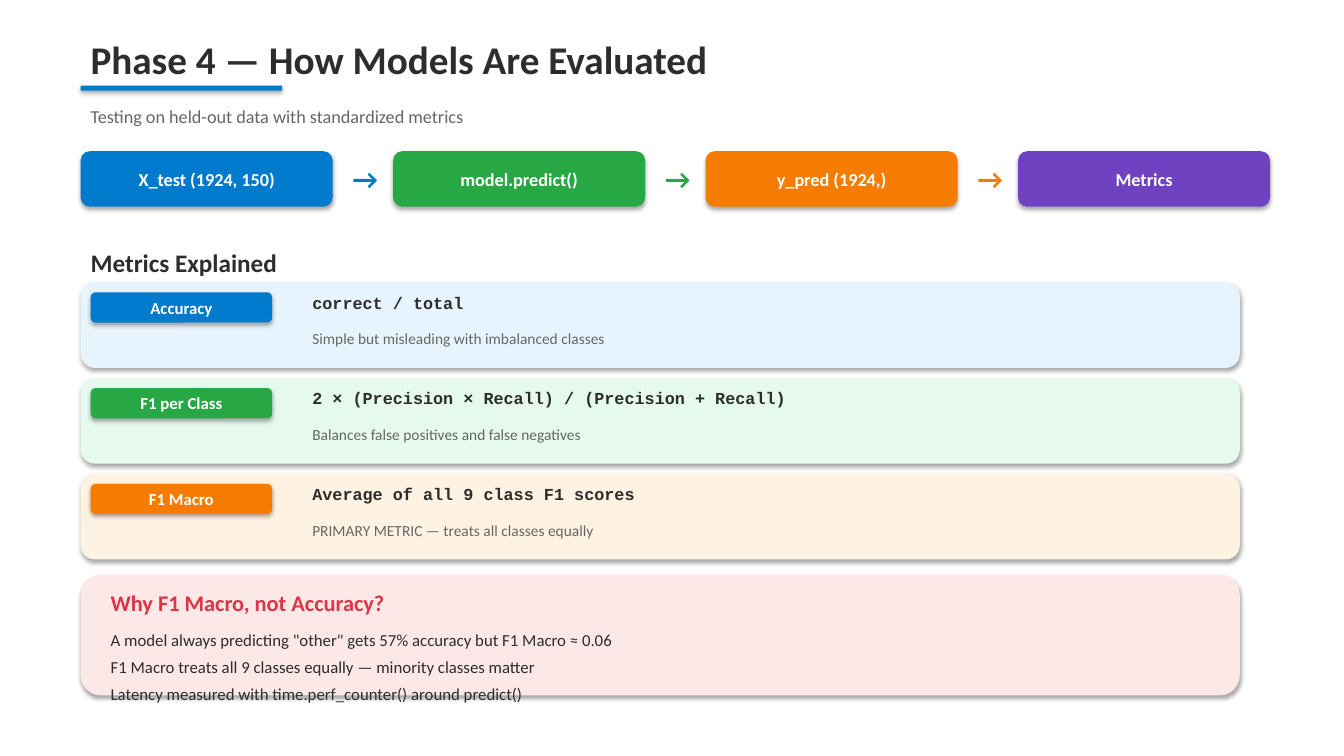
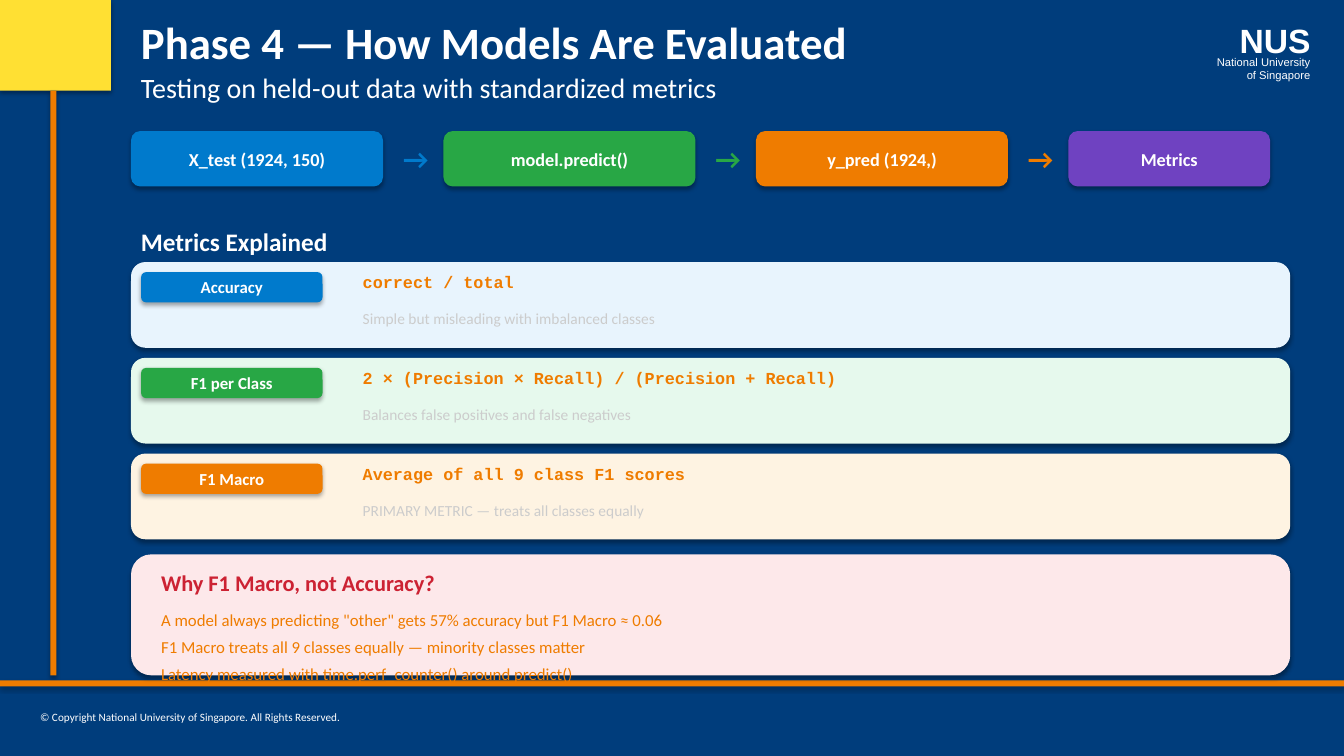
Before and after one commit to laxmi1707/PatternRecognSystem-Video2Text, a slide deck: slide 12 of presentation/Video2Knowledge_Training.pptx. Drawn at 1344x756 pixels with LibreOffice and Linux fonts; fonts in the diff are those of the drawing. Boxes give left, top, right and bottom in pixels: in the first picture for what was removed or moved away, otherwise in the second. Text is boxed around its words. In the diff, an @@ line names an element or a change of style, - is before the commit and + after.

Commit message:
feat: apply NUS ISS PowerPoint template to all presentations
- Add shared nus_iss_template.py with NUS official colors, slide layouts
- Update all 12 create_*.py scripts to use NUS ISS branding
- Navy blue background, orange text, sidebar decoration, NUS logo, footer

```diff
--- a/presentation/Video2Knowledge_Training.pptx
+++ b/presentation/Video2Knowledge_Training.pptx
@@ background #FFFFFF to #003D7C @@
@@ rectangle added at [0,0,111,91], fill #FFE033 @@
@@ text "Phase 4 — How Models ...": place and size @@
-text "Phase 4 — How Models ..." at [91,46,707,75]
+text "Phase 4 — How Models ..." at [141,27,847,60]
@@ text "Phase 4 — How Models ..." at [141,27,847,60]: size 28 to 32 pt, text colour #2D2D2D to #FFFFFF @@
@@ text added at [1240,29,1311,60], 24 pt, text #FFFFFF, bold @@
+NUS
@@ text added at [1217,58,1310,82], 8 pt, text #FFFFFF @@
+National University
+of Singapore
@@ rectangle removed at [81,86,282,91] @@
@@ text "Testing on held-out data with ...": place and size @@
-text "Testing on held-out data with ..." at [91,110,463,126]
+text "Testing on held-out data with ..." at [141,78,717,103]
@@ text "Testing on held-out data with ..." at [141,78,717,103]: size 13 to 20 pt, text colour #666666 to #FFFFFF @@
@@ rectangle added at [50,91,56,676], fill #EF7C00 @@
@@ rounded rectangle "y_pred (1924,)" at [756,131,1008,187]: fill #F57C00 to #EF7C00 @@
@@ text "→" at [1018,136,1059,176]: text colour #F57C00 to #EF7C00 @@
@@ rounded rectangle "Metrics": place and size @@
-rounded rectangle "Metrics" at [1018,151,1270,207]
+rounded rectangle "Metrics" at [1069,131,1270,187]
@@ text "Metrics Explained" at [141,233,328,255]: text colour #2D2D2D to #FFFFFF @@
@@ rounded rectangle "F1 Macro" at [141,464,323,494]: fill #F57C00 to #EF7C00 @@
@@ text colour #666666 to #CCCCCC in 3 elements at [363,410,631,422], [363,314,655,326], [363,506,643,518] @@
@@ 12 texts, 10 rounded rectangles: place and size @@
-12 texts, 10 rounded rectangles at [81,151,1240,703]
+12 texts, 10 rounded rectangles at [131,131,1291,685]
@@ rounded rectangle at [131,555,1291,676]: fill #FDE8E8 to #FDE8EA @@
@@ text "Why F1 Macro, not Accuracy?" at [161,575,435,595]: text colour #DC3545 to #CC2233 @@
@@ text colour #2D2D2D to #EF7C00 in 4 elements at [363,276,513,288], [363,372,837,388], [363,467,685,484], [161,614,662,685] @@
@@ rectangle added at [0,681,1344,687], fill #EF7C00 @@
@@ text added at [52,713,340,723], 8 pt, text #FFFFFF @@
+© Copyright National University of Singapore. All Rights Reserved.
```
Also in this commit, not shown: 13 other slides changed, 24 other files.
